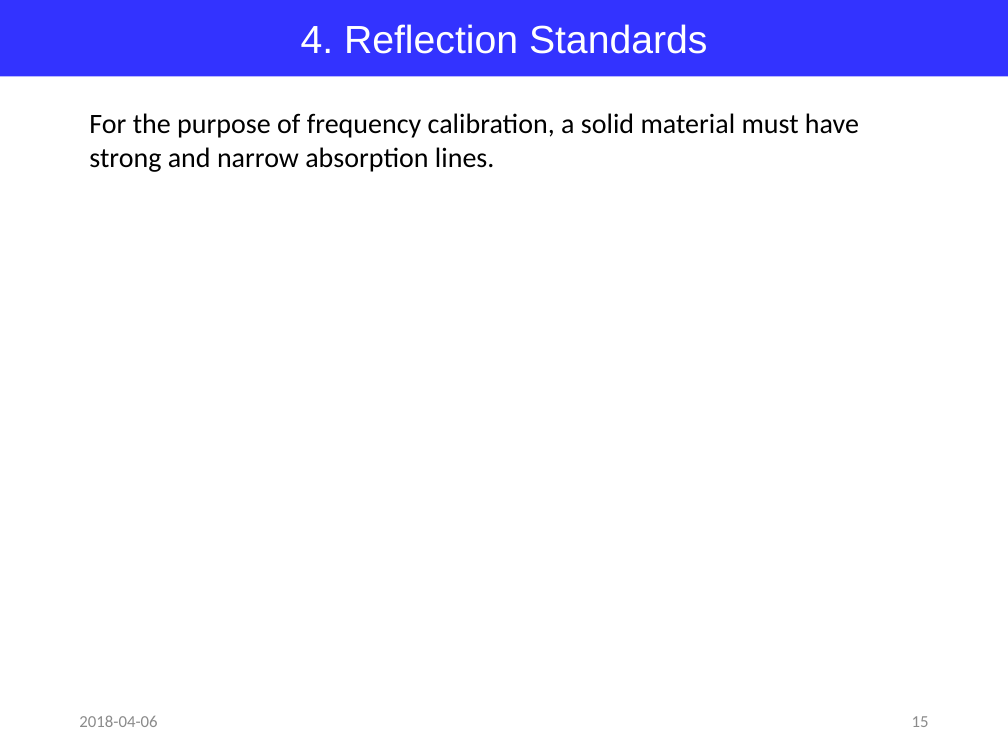
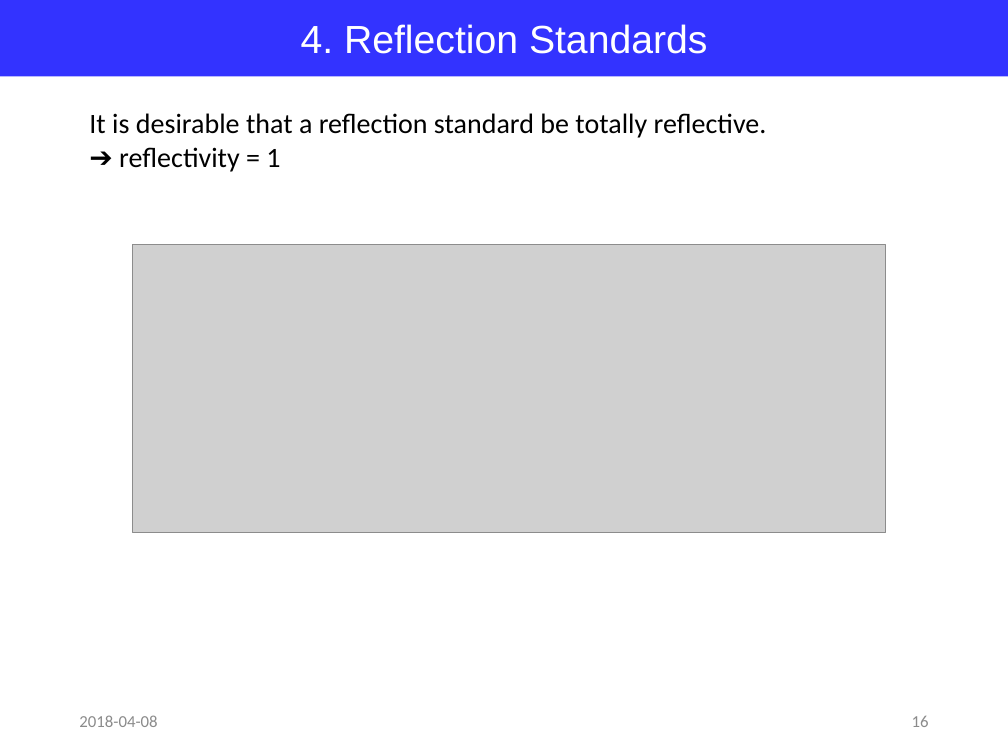
Before and after one commit to jglee96/NBTP_Lab, a slide deck: slide 16 of Terahertz Metrology/Ch6/Terahertz Metrology_Ch6.pptx (slide 15 before the commit). Drawn at 1008x756 pixels with LibreOffice and Linux fonts; fonts in the diff are those of the drawing; grey boxes stand for pictures. Boxes give left, top, right and bottom in pixels: in the first picture for what was removed or moved away, otherwise in the second. Text is boxed around its words. In the diff, an @@ line names an element or a change of style, - is before the commit and + after.

```diff
--- a/Terahertz Metrology/Ch6/Terahertz Metrology_Ch6.pptx
+++ b/Terahertz Metrology/Ch6/Terahertz Metrology_Ch6.pptx
@@ text at bbox=[89, 113, 767, 172]: text changed @@
-For the purpose of frequency calibration, a solid material must have strong and narrow absorption lines.
+It is desirable that a reflection standard be totally reflective.
+➔ reflectivity = 1
@@ picture added at bbox=[132, 245, 885, 532] @@
@@ text at bbox=[79, 715, 157, 727]: text changed @@
-2018-04-06
+2018-04-08
@@ page number at bbox=[912, 716, 929, 727]: text changed @@
-15
+16
```
Also in this commit, not shown: 15 other slides changed, 1 slide added, 7 other files.
